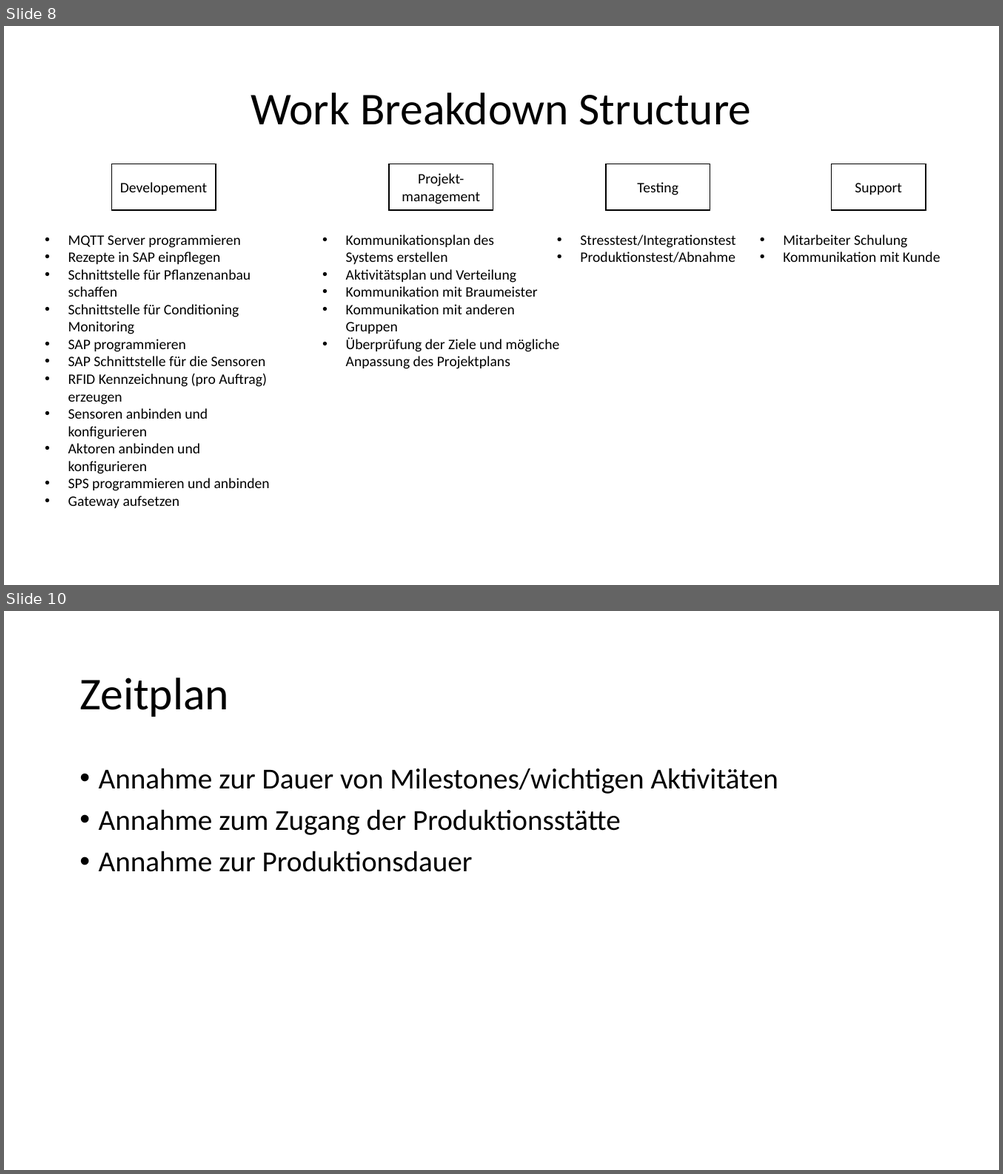
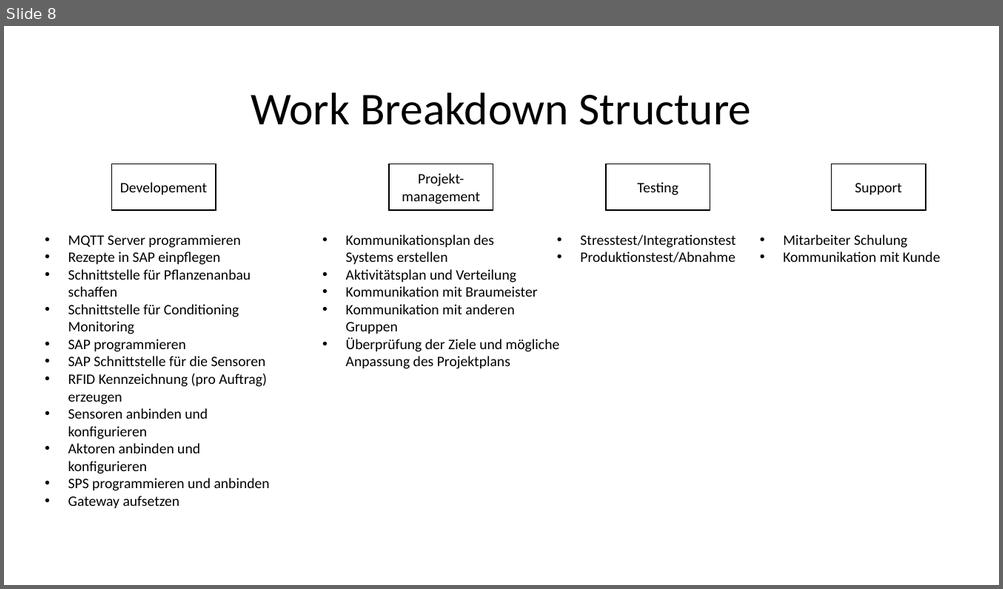
Before and after one commit to albae3333/DigitaleFabrik, a slide deck: Präsentation/Präsentation_Entwurf.pptx. Shown one above the other, each under a label of ours: slides 8 and 10 before the commit, slide 8 after it; the slides between them are not shown. The pictures are 1003x1174 and 1003x589 pixels, drawn with LibreOffice and Linux fonts; fonts in the diff are those of the drawing. Boxes give left, top, right and bottom in pixels: in the first picture for what was removed or moved away, otherwise in the second. Text is boxed around its words. In the diff, an @@ line names an element or a change of style, - is before the commit and + after.

```diff
--- a/Präsentation/Präsentation_Entwurf.pptx
+++ b/Präsentation/Präsentation_Entwurf.pptx
@@ slide 10 removed at [4,611,999,1170], background #FFFFFF @@
@@ title removed at [79,678,229,717] @@
-Zeitplan
@@ text removed at [99,768,779,872] @@
-• Annahme zur Dauer von Milestones/wichtigen Aktivitäten
-• Annahme zum Zugang der Produktionsstätte
-• Annahme zur Produktionsdauer
```
Also in this commit, not shown: 2 slides changed, 3 slides added, 2 other slides removed, 1 other file.
